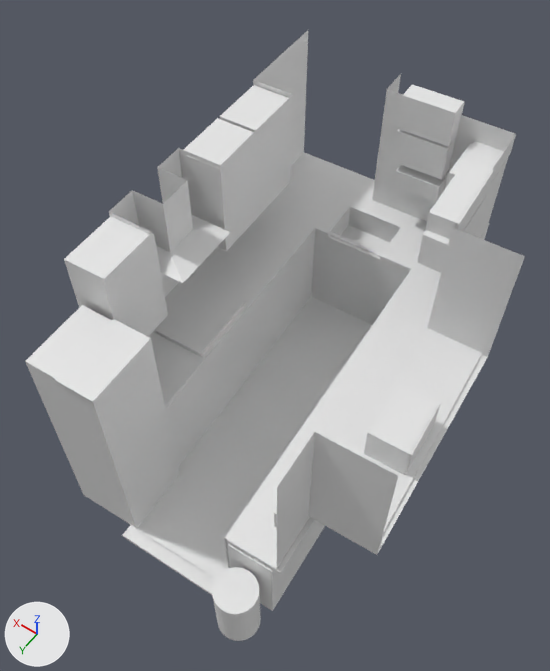
The glTF model public/models/P01_final.glb as it was, and as the next commit left it.
Before and after are seen from a 50 mm camera at (-2.95, 0.6, 4.05) aimed at (-0.91, -2.27, -0.45). The axes (+X, +Y, +Z) are drawn at lower left. The lights are the same throughout. The first picture is the older version. Where no turn or scale is listed for an object, it has been applied to the vertices.

In view in the first picture: 'Surfaces', 'bin.001', 'cupboard.007', 'cupboard.008', 'cupboard.009', 'floor.001', 'fridgefreezer.001', 'shelf.002', 'shelf.004', 'shelf.005', 'sink.001', 'top_microwave.001' and 18 more.
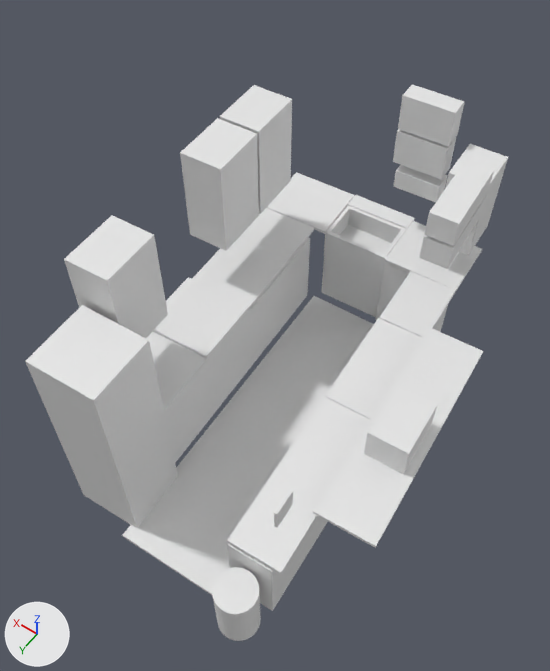
Location of each change, (x1, y1, x2, y2) in pixels of the pictures (550 x 671 px):
'Surfaces', deleted
    before: (55, 31, 525, 579)
'floor.001', unchanged, uncovered by the edit
    before: (122, 525, 215, 595)
    after: (122, 296, 374, 595)
'counter.009', unchanged, uncovered by the edit
    before: (227, 517, 314, 574)
    after: (227, 397, 371, 574)
'counter.008', unchanged, uncovered by the edit
    after: (325, 318, 422, 419)
'hob.001', unchanged, uncovered by the edit
    before: (203, 305, 249, 361)
    after: (153, 277, 249, 361)

The change, as a list of edits to the scene's bpy script:
```text
Remove ob_surfaces:
    ob_surfaces = bpy.data.objects.new('Surfaces', me_cube_020)
    ob_surfaces.location = (-1.578, -3.919, 0.03)
```
